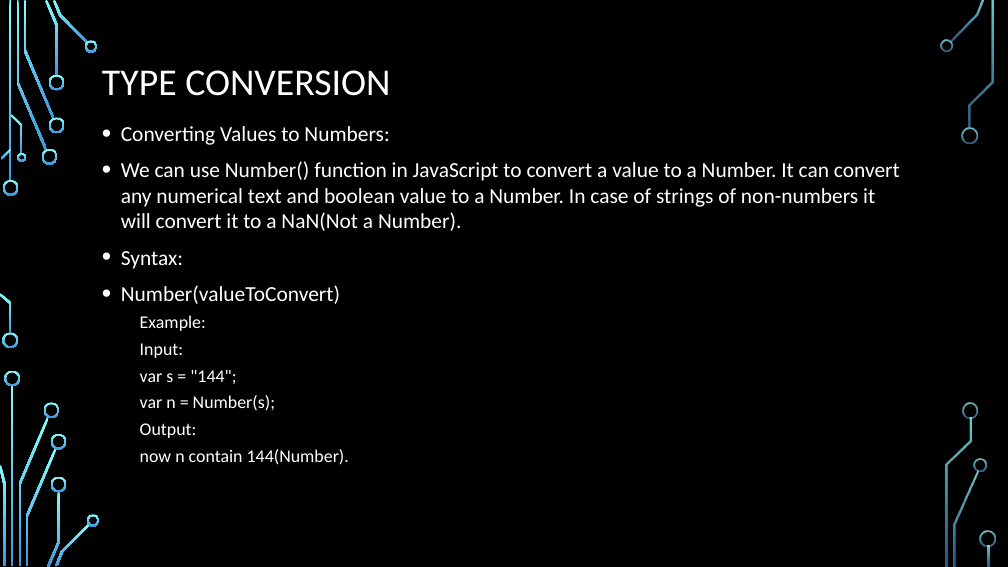
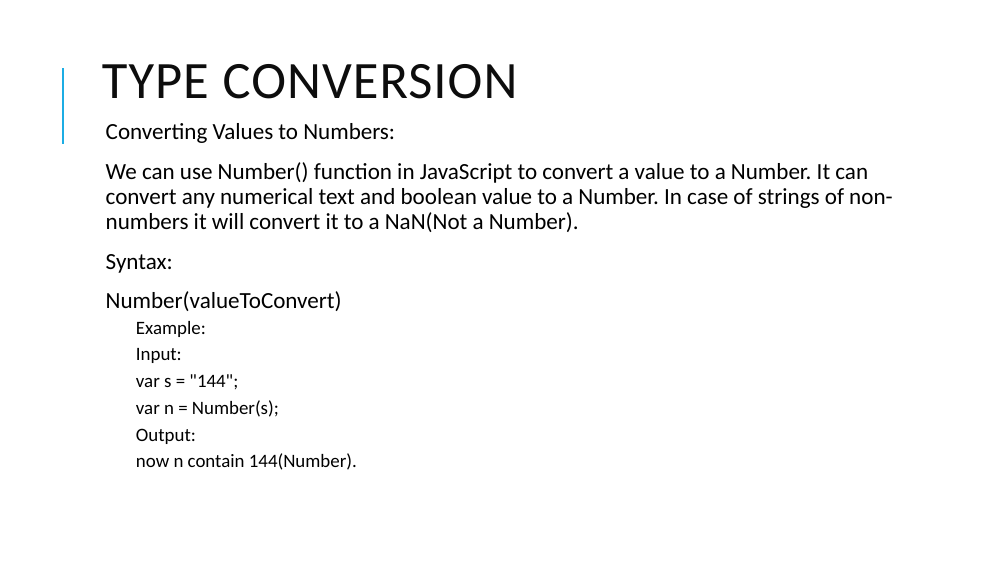
Before and after one commit to PramodJana/JavaScript, a slide deck: slide 16 of GFG JS Course Curriculam/Articles/001 Basics of JavaScript.pptx. Drawn at 1008x567 pixels with LibreOffice and Linux fonts; fonts in the diff are those of the drawing; background and template pictures are left out. Boxes give left, top, right and bottom in pixels: in the first picture for what was removed or moved away, otherwise in the second. Text is boxed around its words. In the diff, an @@ line names an element or a change of style, - is before the commit and + after.

```diff
--- a/GFG JS Course Curriculam/Articles/001 Basics of JavaScript.pptx
+++ b/GFG JS Course Curriculam/Articles/001 Basics of JavaScript.pptx
@@ background picture (left out) to #FFFFFF @@
@@ title "TYPE CONVERSION" at (102,64,518,99): size 36 to 50 pt, text colour #FFFFFF to #0D0D0D, letter spacing 0 to 1 pt; line spacing 0.9 to 0.8 @@
@@ line added from (63, 144) to (63, 68), #1CADE4 1.5 pt @@
@@ text "Converting Values to Numbers:" at (106,123,892,470): size 20.4 to 22 pt in "Converting Values to Numbers:", "We can use Number() function in JavaScript ...", "Syntax:", "Number(valueToConvert)"; text colour #FFFFFF to #000000; size 17 to 18 pt in "Example:", "Input:", "var s = "144";", "var n = Number(s);" and 2 more places; bullet • to  ; line spacing 1 to 0.9; more space between paragraphs @@
@@ group removed at (0,0,996,567): 33 freeform shapes, 3 rectangles @@
```
Also in this commit, not shown: 15 other slides changed.
